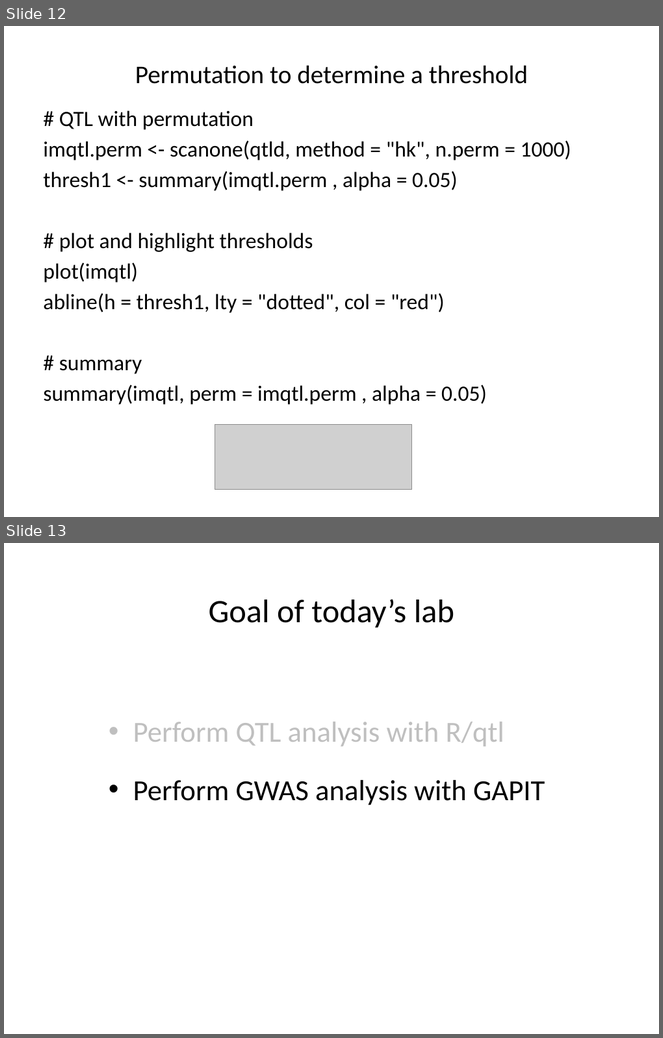
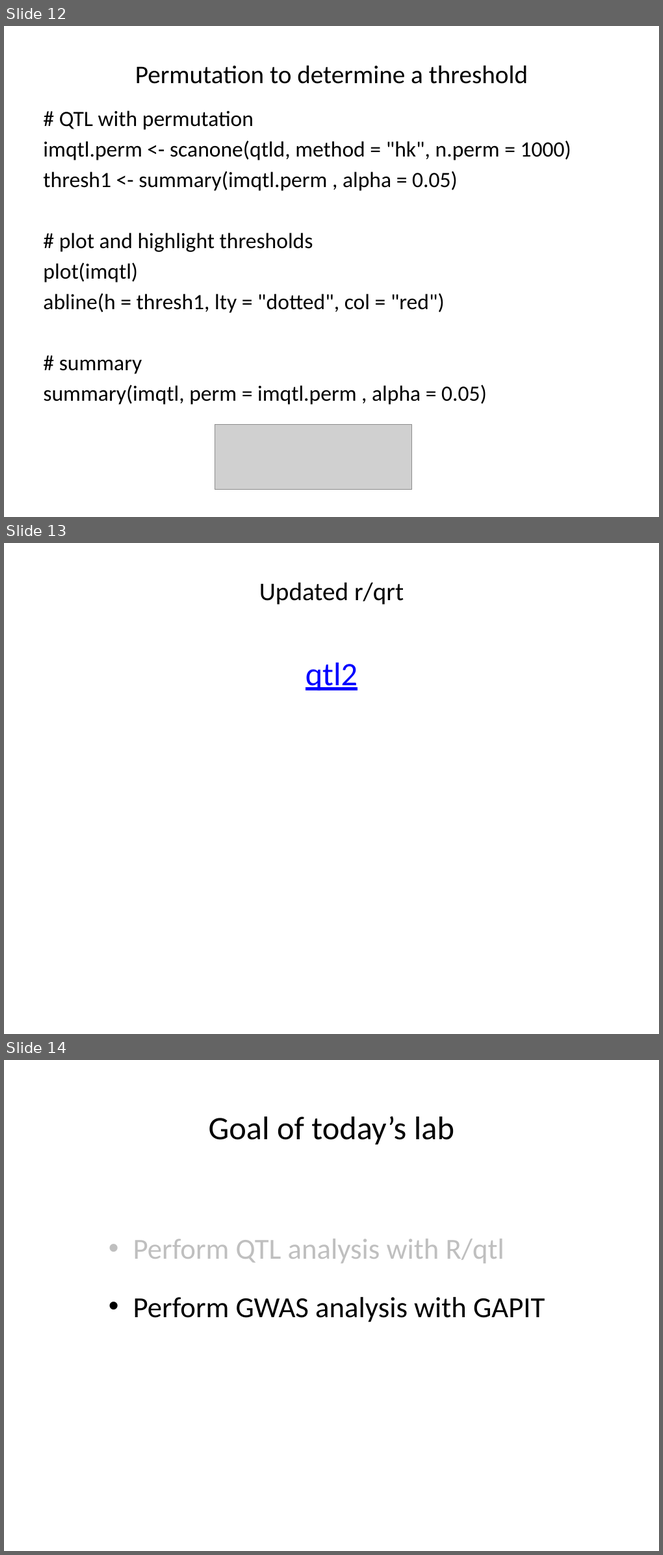
Before and after one commit to liu3zhenlab/teaching, a slide deck: PLPTH813Bioinformatis/2023/labs/lab07_qtl_gwas.pptx. Shown one above the other, each under a label of ours: slides 12 and 13 before the commit, slides 12, 13 and 14 after it. The pictures are 663x1038 and 663x1555 pixels, drawn with LibreOffice and Linux fonts; fonts in the diff are those of the drawing; grey boxes stand for pictures. Boxes give left, top, right and bottom in pixels: in the first picture for what was removed or moved away, otherwise in the second. Text is boxed around its words. In the diff, an @@ line names an element or a change of style, - is before the commit and + after.

```diff
--- a/PLPTH813Bioinformatis/2023/labs/lab07_qtl_gwas.pptx
+++ b/PLPTH813Bioinformatis/2023/labs/lab07_qtl_gwas.pptx
@@ slide 13 added at [4, 543, 659, 1034], background #FFFFFF @@
@@ title added at [259, 582, 404, 605], 28 pt, text #000000 @@
+Updated r/qrt
@@ text added at [306, 663, 358, 691], 36 pt, text #0000FF, underline @@
+qtl2
@@ what was slide 13 is now slide 14 @@
```
Also in this commit, not shown: 8 slides changed, 2 other slides added, 2 slides removed, 1 other file.
